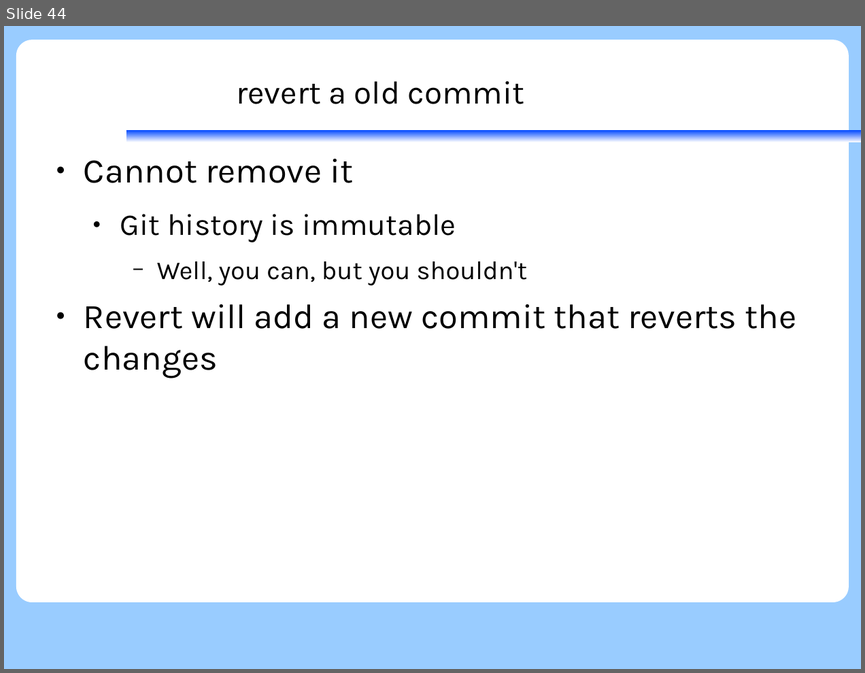
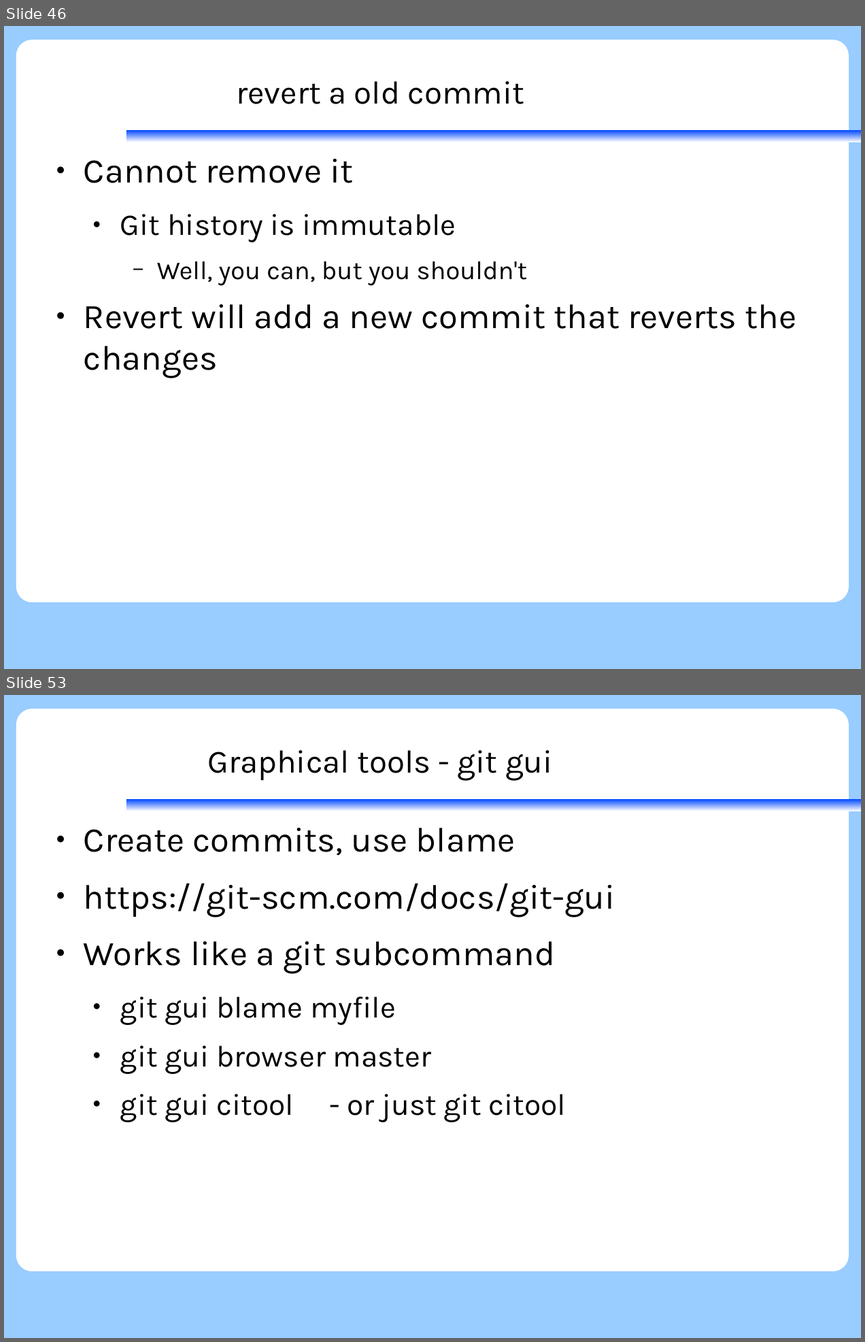
Before and after one commit to KennethNielsen/presentations, a slide deck: gitworkshop/gitworkshop.odp. Shown one above the other, each under a label of ours: slide 44 before the commit, slides 46 and 53 after it; the slides between them are not shown. The pictures are 865x673 and 865x1342 pixels, drawn with LibreOffice and Linux fonts; fonts in the diff are those of the drawing; background and template pictures are left out. Boxes give left, top, right and bottom in pixels: in the first picture for what was removed or moved away, otherwise in the second. Text is boxed around its words. In the diff, an @@ line names an element or a change of style, - is before the commit and + after.

Commit message:
Section on tools and updates

```diff
--- a/gitworkshop/gitworkshop.odp
+++ b/gitworkshop/gitworkshop.odp
@@ slide 53 added at [4,695,861,1338], background #99CCFF; not listed: 2 template elements that a slide beside it also shows @@
@@ title added at [207,750,553,780], 30 pt, text #000000 @@
+Graphical tools - git gui
@@ text added at [84,828,615,1122], 32 pt, text #000000 @@
+● Create commits, use blame
+● https://git-scm.com/docs/git-gui
+● Works like a git subcommand
+  ● git gui blame myfile
+  ● git gui browser master
+  ● git gui citool - or just git citool
@@ what was slide 44 is now slide 46 @@
```
Also in this commit, not shown: 7 slides changed, 10 other slides added, 1 other file.
